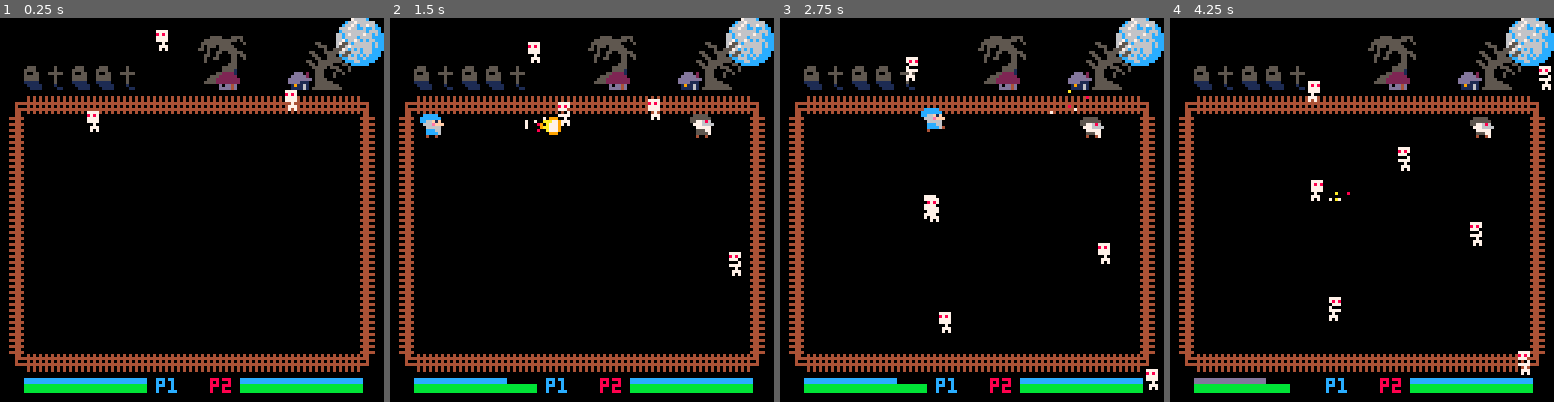
Above: before the commit, frames 1-4 (left to right).
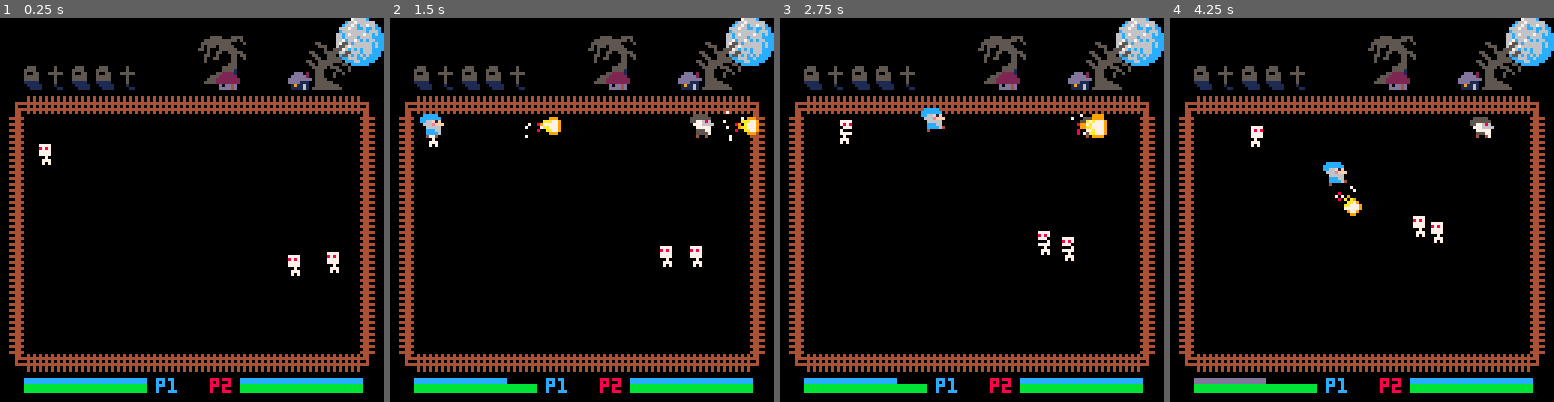
Above: after the commit, the same moments.

Repository: ravertass/wizardkingz
Game: PICO-8 cartridge wizardz.p8
Same seed, same stepped clock (60 frames per second), same inputs: the game is played once before the commit and once after it.
Inputs:
- Up to frame 1 (0.25 s): no input
- Up to frame 2 (1.5 s): tap X (X key) at 0.33, 1.07 s
- Up to frame 3 (2.75 s): hold Right 1.6-2.1 s; tap X (X key) at 1.85 s; hold Up 2.15-2.42 s; hold Right from 2.47 s (still down)
- Up to frame 4 (4.25 s): tap X (X key) at 2.97, 4.08 s; release Right at 3.03 s; hold Left 3.08-3.58 s; hold Down 3.63-3.97 s; hold Right from 4.02 s (still down)

The runs differ from the first frame. In frame 1, 0.8% of the frame differs, in the area x 10-89%, y 3-68%; in frame 2, 1.1%; in frame 3, 1.5%; in frame 4, 2.0%, in the area x 21-100%, y 12-98%.

Commit message:
Only spawn skeletons inside the fences

Diff:
--- a/wizardz.p8
+++ b/wizardz.p8
@@ -198,8 +198,8 @@
 
 function new_skeltal()
   return {
-    x = rnd(128),
-    y = rnd(128),
+    x = rnd(104)+8,
+    y = rnd(72)+32,
     vel = {
       x = 0,
       y = 0
